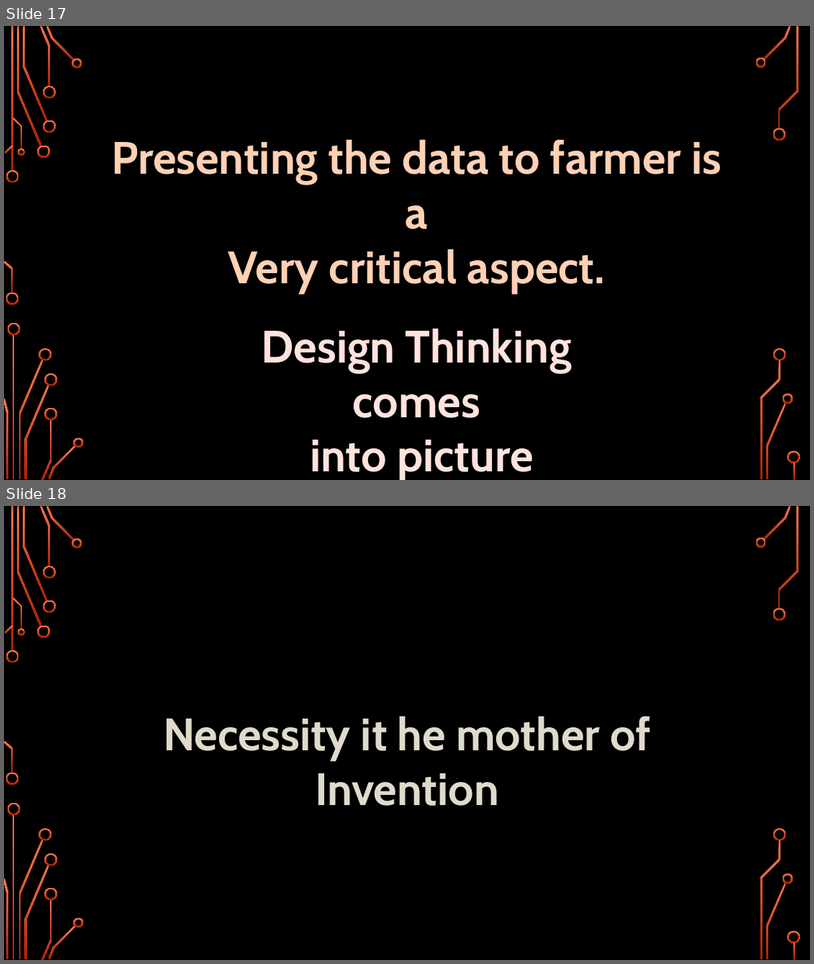
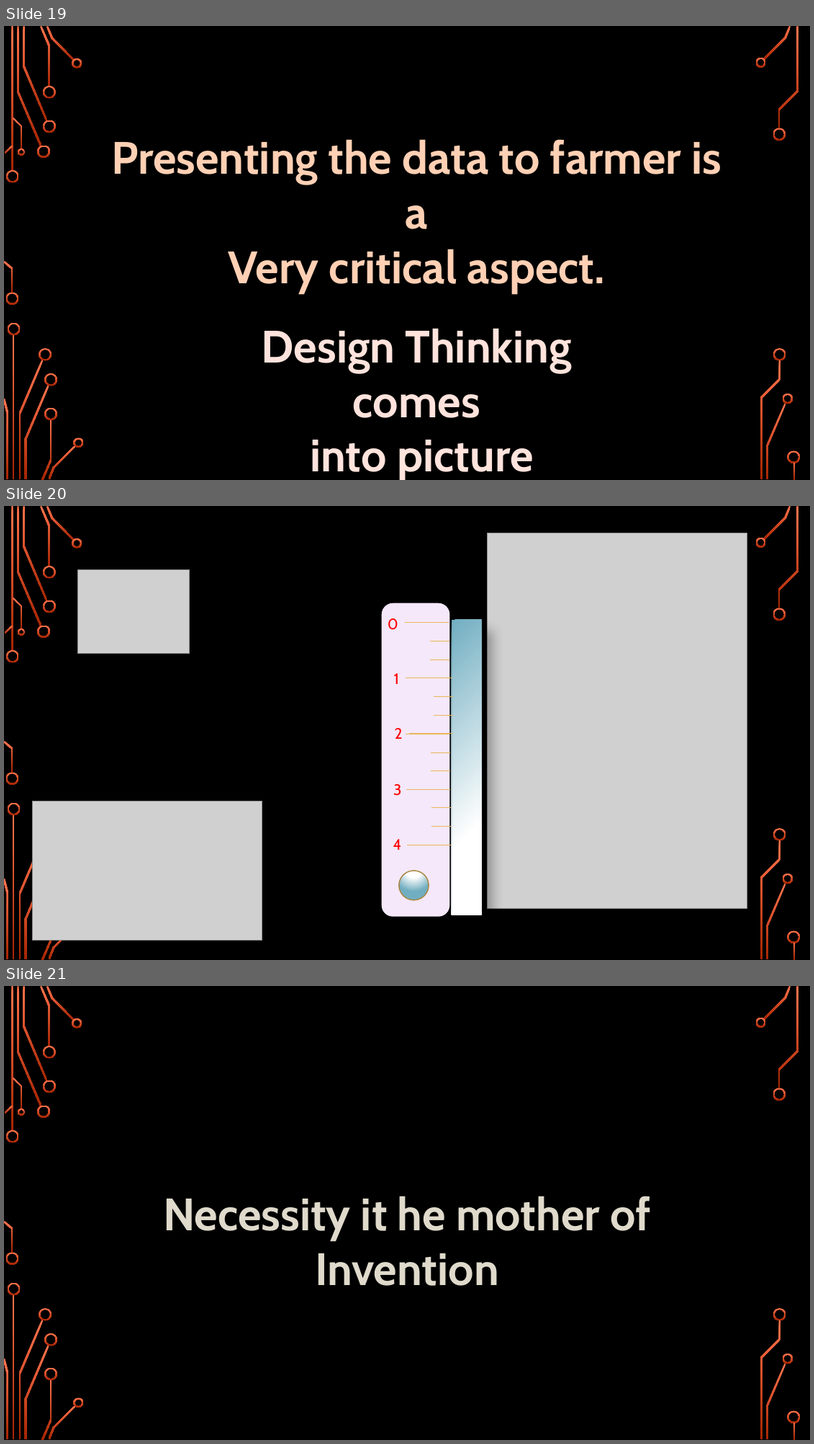
Before and after one commit to girishsukukumar/IoTWorkshop, a slide deck: Module-4.pptx. Shown one above the other, each under a label of ours: slides 17 and 18 before the commit, slides 19, 20 and 21 after it. The pictures are 814x964 and 814x1444 pixels, drawn with LibreOffice and Linux fonts; fonts in the diff are those of the drawing; grey boxes stand for pictures; background and template pictures are left out. Boxes give left, top, right and bottom in pixels: in the first picture for what was removed or moved away, otherwise in the second. Text is boxed around its words. In the diff, an @@ line names an element or a change of style, - is before the commit and + after.

```diff
--- a/Module-4.pptx
+++ b/Module-4.pptx
@@ slide 20 added at [4,506,810,960], background picture (left out); not listed: 32 template elements that a slide beside it also shows @@
@@ picture added at [488,533,748,908] @@
@@ picture added at [78,569,190,653] @@
@@ rectangle added at [452,620,481,914], fill gradient #FFFFFF to #71AEC1 @@
@@ picture added at [32,800,262,939] @@
@@ group added at [382,602,453,916]: 15 lines, 5 texts, 1 rounded rectangle, 1 ellipse @@
+0
+1
+2
+3
+4
@@ what was slide 17 is now slide 19 @@
@@ what was slide 18 is now slide 21 @@
```
Also in this commit, not shown: 4 slides changed, 4 other slides added.
